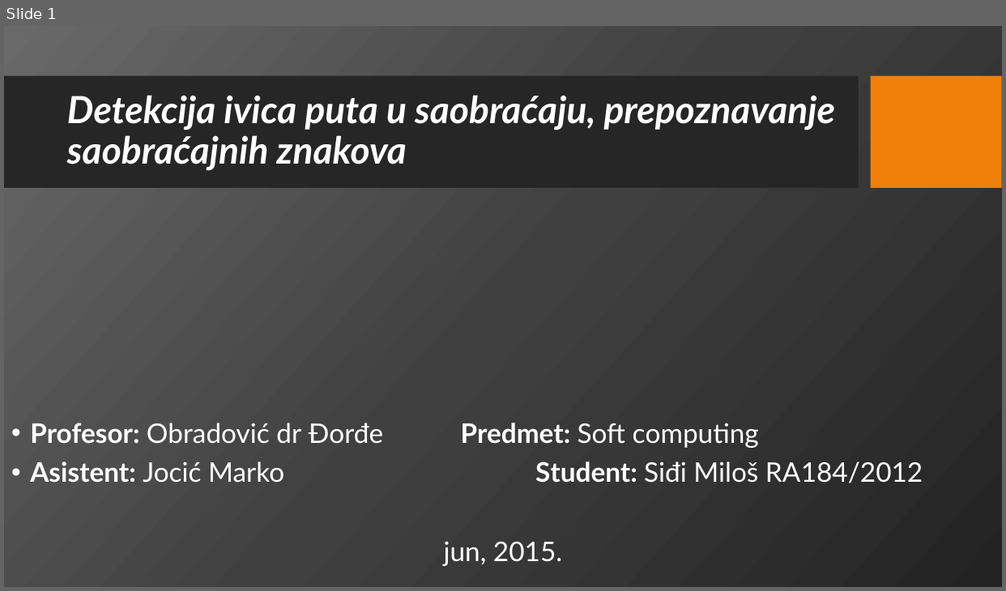
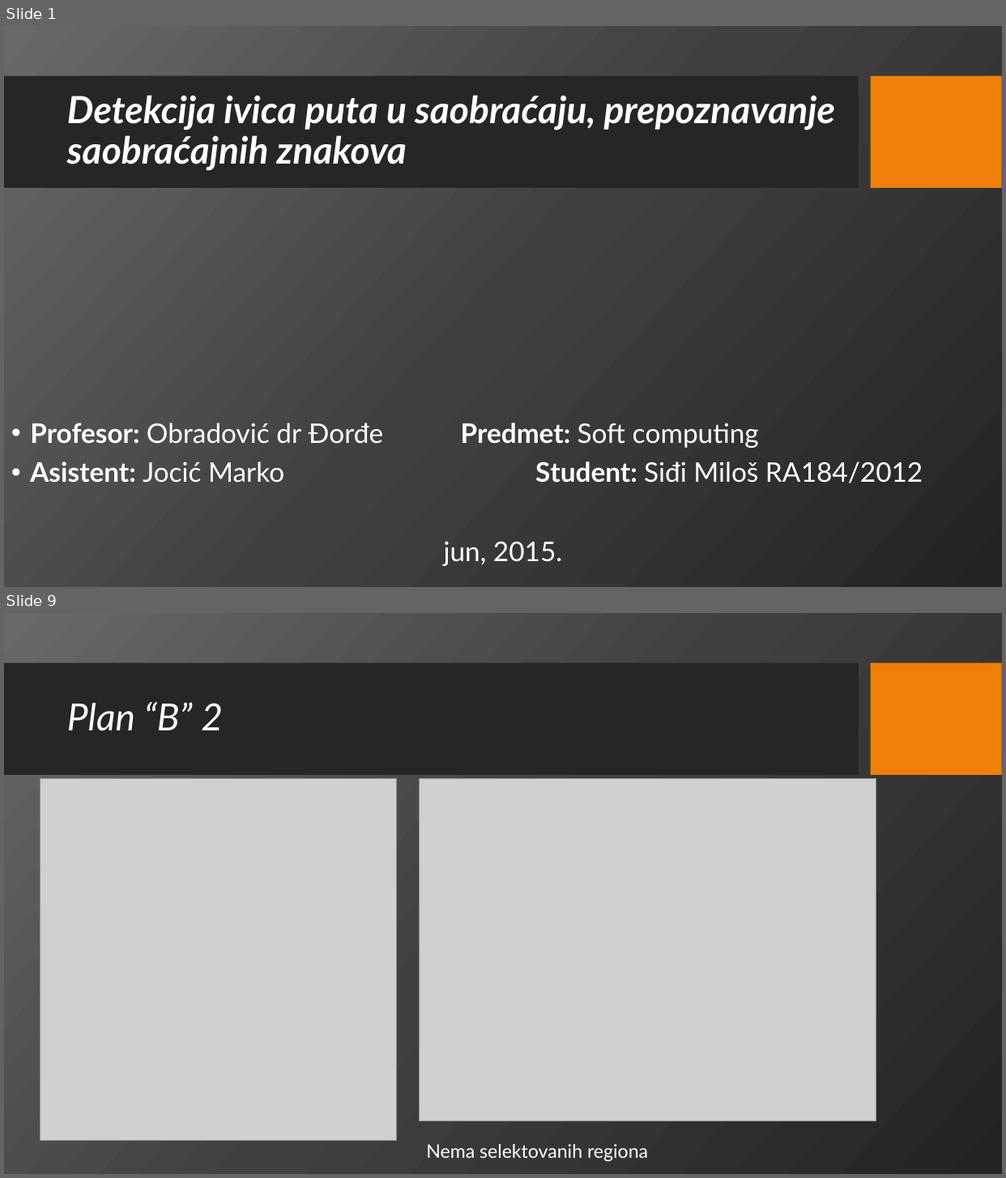
Before and after one commit to msidji/MilosSidji_SoftComputing, a slide deck: Python/Sidji-Prezentacija2.pptx. Shown one above the other, each under a label of ours: slide 1 before the commit, slides 1 and 9 after it; the slides between them are not shown. The pictures are 1006x591 and 1006x1178 pixels, drawn with LibreOffice and Linux fonts; fonts in the diff are those of the drawing; grey boxes stand for pictures; background and template pictures are left out. Boxes give left, top, right and bottom in pixels: in the first picture for what was removed or moved away, otherwise in the second. Text is boxed around its words. In the diff, an @@ line names an element or a change of style, - is before the commit and + after.

```diff
--- a/Python/Sidji-Prezentacija2.pptx
+++ b/Python/Sidji-Prezentacija2.pptx
@@ slide 9 added at bbox=[4, 613, 1002, 1174], background picture (left out); not listed: 2 template elements that a slide beside it also shows @@
@@ title added at bbox=[67, 702, 223, 731], 36 pt, text #FFFFFF, italic @@
+Plan “B” 2
@@ picture added at bbox=[40, 778, 396, 1141] @@
@@ picture added at bbox=[419, 778, 876, 1122] @@
@@ text added at bbox=[426, 1144, 648, 1161], 18 pt, text #FFFFFF @@
+Nema selektovanih regiona
```
Also in this commit, not shown: 16 other slides added, 8 slides removed, 8 other files.
